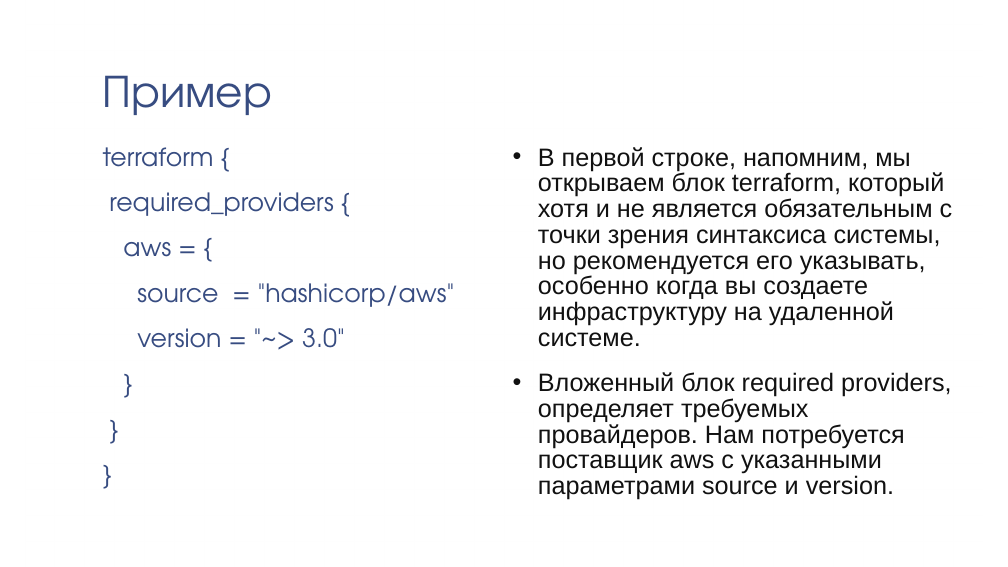
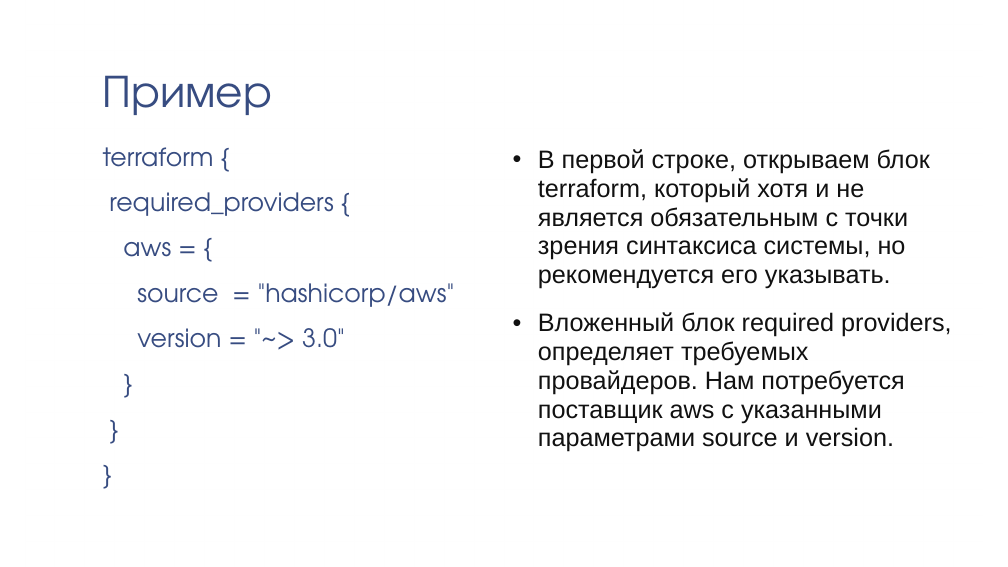
Before and after one commit to iu5git/DevOps, a slide deck: slide 24 of Лекции/Лекция11/Лекция_Terraform.pptx (slide 23 before the commit). Drawn at 1008x567 pixels with LibreOffice and Linux fonts; fonts in the diff are those of the drawing; background and template pictures are left out. Boxes give left, top, right and bottom in pixels: in the first picture for what was removed or moved away, otherwise in the second. Text is boxed around its words. In the diff, an @@ line names an element or a change of style, - is before the commit and + after.

Commit message:
terraform

```diff
--- a/Лекции/Лекция11/Лекция_Terraform.pptx
+++ b/Лекции/Лекция11/Лекция_Terraform.pptx
@@ text at [538, 149, 930, 289]: text changed @@
-• В первой строке, напомним, мы открываем блок terraform, который хотя и не является обязательным с точки зрения синтаксиса системы, но рекомендуется его указывать, особенно когда вы создаете инфраструктуру на удаленной системе.
+• В первой строке, открываем блок terraform, который хотя и не является обязательным с точки зрения синтаксиса системы, но рекомендуется его указывать.
@@ text at [538, 312, 952, 452]: line spacing 0.85 to 0.95 @@
```
Also in this commit, not shown: 21 other slides changed, 7 slides added, 4 slides removed, 2 other files.
